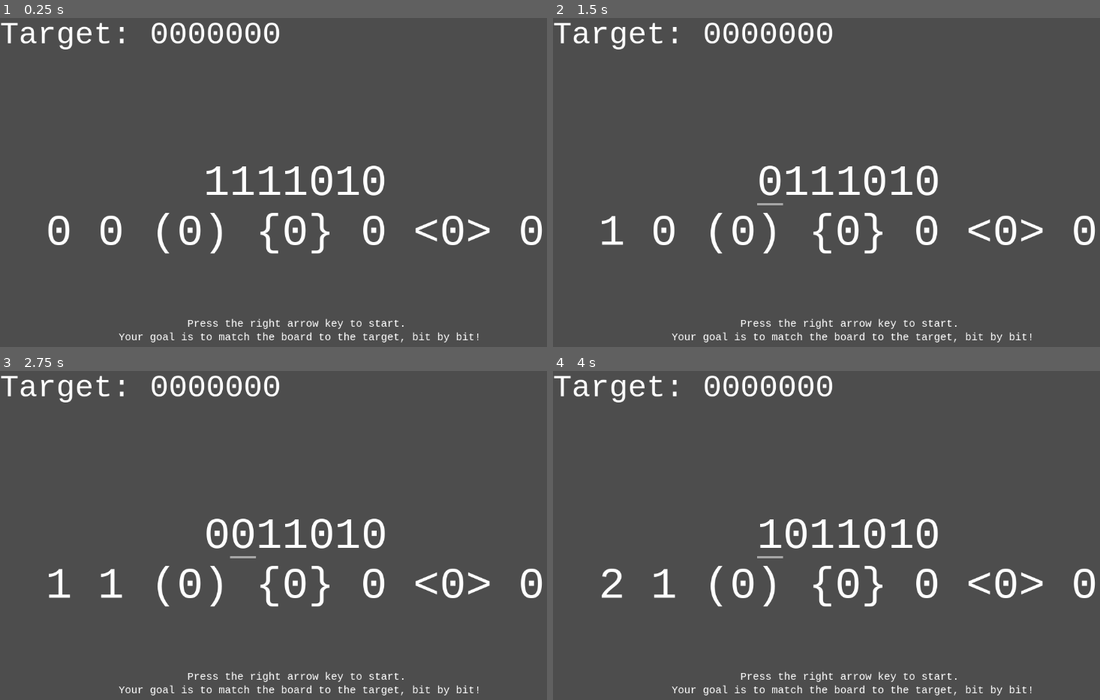
Above: before the commit, frames 1-4 (two rows, left to right).
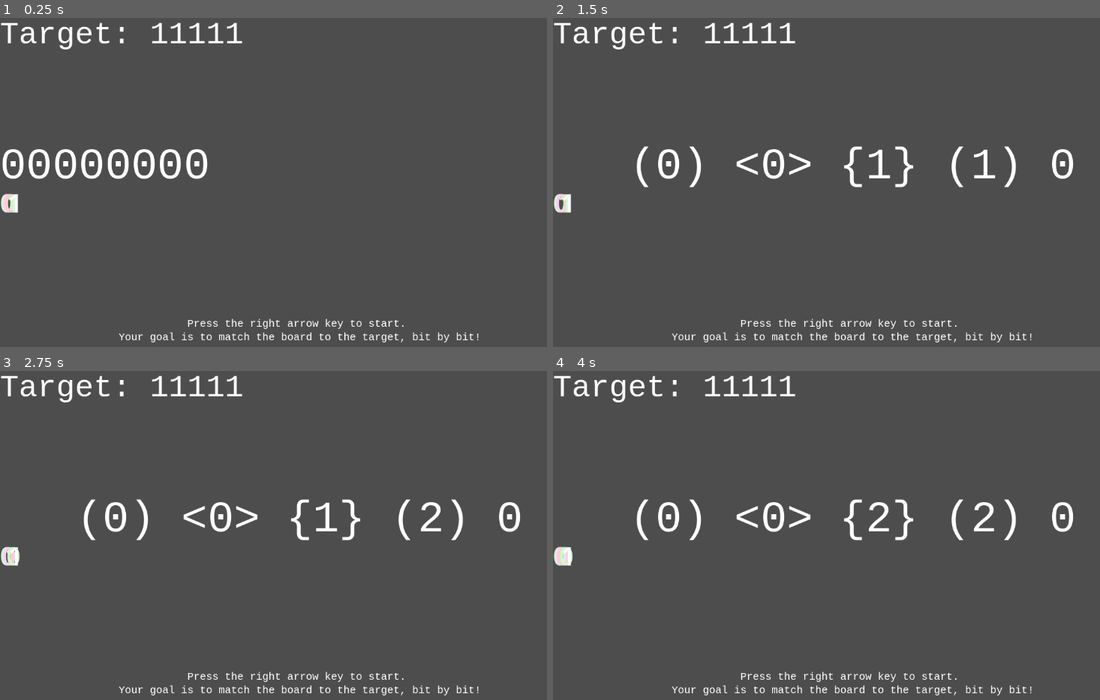
Above: after the commit, the same moments.

Repository: alipiojunior/Binary_Leap
Game: Godot game, scene res://scenes/main.tscn
Two runs of this game, one before a commit and one after it. Both use one fixed random seed, a clock stepped at 60 frames per second and the inputs below.
Inputs:
- Up to frame 1 (0.25 s): no input
- Up to frame 2 (1.5 s): tap Enter at 0.5 s; hold D (move_right) 0.53-1.28 s; tap Space at 1.25 s; hold A (move_left) from 1.28 s (still down)
- Up to frame 3 (2.75 s): tap Enter at 2 s; release A (move_left) at 2.03 s; hold D (move_right) from 2.03 s (still down)
- Up to frame 4 (4 s): tap Space at 2.75 s; tap Enter at 3.5 s; release D (move_right) at 3.53 s; hold A (move_left) from 3.53 s (still down)

The runs differ from the first frame. In frame 1, 5.3% of the frame differs, in the area x 0-100%, y 1-72%; in frame 2, 5.4%; in frame 3, 5.4%; in frame 4, 5.4%.

Commit message:
initial commit

Diff:
--- /dev/null
+++ b/scenes/board/Board.tscn
@@ -0,0 +1,16 @@
+[gd_scene format=3 uid="uid://boxukyuds7mwk"]
+
+[ext_resource type="Script" uid="uid://b1pogk4np0yyt" path="res://scenes/board/board.gd" id="1_6puts"]
+
+[node name="Board" type="HBoxContainer" unique_id=1774037492]
+anchors_preset = 14
+anchor_top = 0.5
+anchor_right = 1.0
+anchor_bottom = 0.5
+grow_horizontal = 2
+grow_vertical = 2
+size_flags_horizontal = 3
+size_flags_vertical = 3
+theme_override_constants/separation = 16
+alignment = 1
+script = ExtResource("1_6puts")
--- /dev/null
+++ b/scenes/board/Cell.tscn
@@ -0,0 +1,24 @@
+[gd_scene format=3 uid="uid://c7yfegrqjlvbf"]
+
+[ext_resource type="Script" uid="uid://dyjh8ijxgma7f" path="res://scenes/board/cell.gd" id="1_qhyba"]
+
+[node name="Cell" type="Control" unique_id=467858054]
+layout_mode = 3
+anchors_preset = 15
+anchor_right = 1.0
+anchor_bottom = 1.0
+grow_horizontal = 2
+grow_vertical = 2
+script = ExtResource("1_qhyba")
+
+[node name="BitLabel" type="RichTextLabel" parent="." unique_id=2040953142]
+clip_contents = false
+layout_mode = 0
+offset_right = 40.0
+offset_bottom = 40.0
+theme_override_font_sizes/normal_font_size = 48
+theme_override_font_sizes/bold_font_size = 48
+theme_override_font_sizes/bold_italics_font_size = 48
+theme_override_font_sizes/italics_font_size = 48
+theme_override_font_sizes/mono_font_size = 48
+fit_content = true
--- a/scenes/board/GameBoard.tscn
+++ b/scenes/board/GameBoard.tscn
@@ -1,6 +1,6 @@
-[gd_scene load_steps=2 format=3 uid="uid://ihr0l22g1v07"]
+[gd_scene format=3 uid="uid://ihr0l22g1v07"]
 
-[ext_resource type="Script" path="res://scenes/board/GameBoard.gd" id="1_dqdyb"]
+[ext_resource type="Script" uid="uid://dylilh6rq281g" path="res://scenes/board/GameBoard.gd" id="1_dqdyb"]
 
-[node name="GameBoard" type="Node"]
+[node name="GameBoard" type="Node" unique_id=272910502]
 script = ExtResource("1_dqdyb")
--- /dev/null
+++ b/scenes/board/board.gd
@@ -0,0 +1,61 @@
+class_name Board
+extends HBoxContainer
+
+var cells: Array[Cell] = []
+var game_board: GameBoard = null
+
+func init_board(p_game_board: GameBoard):
+	game_board = p_game_board
+	_clear_cells()
+
+	# Create a Cell for each position
+	for i in game_board.board_size:
+		var cell_scene = preload("res://scenes/board/Cell.tscn")
+		var cell = cell_scene.instantiate()
+		add_child(cell)
+		cells.append(cell)
+
+		# Set initial data from game_board
+		cell.setup(
+			i,
+			game_board.cell_types[i],
+			game_board.cell_params[i],
+			game_board.current_state[i]
+		)
+		cell.update_counter(game_board.cell_counters[i])
+
+	# Connect to game signals for automatic updates
+	game_board.update_state.connect(_on_state_changed)
+	game_board.update_index.connect(_on_index_changed)
+
+	# Highlight starting cell
+	_set_current_cell(game_board.current_index)
+
+func _clear_cells():
+	for c in cells:
+		c.queue_free()
+	cells.clear()
+
+func _on_state_changed(_old_state, new_state: Array):
+	# Update each cell's visual and counter
+	for i in game_board.board_size:
+		cells[i].update_state(game_board.current_state[i])
+		cells[i].update_counter(game_board.cell_counters[i])
+
+		# Blocked cells: if BLOCKER and counter >= param, mark as blocked visually
+		if game_board.cell_types[i] == GameBoard.CellType.BLOCKER and game_board.cell_counters[i] >= game_board.cell_params[i]:
+			cells[i].set_blocked(true)
+		else:
+			cells[i].set_blocked(false)
+
+func _on_index_changed(old_index: int, new_index: int):
+	# Remove highlight from old cell
+	if old_index >= 0 and old_index < cells.size():
+		cells[old_index].set_current(false)
+	# Highlight new cell
+	_set_current_cell(new_index)
+
+
+func _set_current_cell(index: int):
+	if index >= 0 and index < cells.size():
+		cells[index].set_current(true)
--- /dev/null
+++ b/scenes/board/cell.gd
@@ -0,0 +1,65 @@
+class_name Cell
+extends Control
+
+@export var index: int = -1
+@export var current_state: bool = false
+@export var cell_type: int = 0 # CellType enum
+@export var param: int = 0
+@export var counter: int = 0
+@export var is_current: bool = false
+@export var is_blocked: bool = false
+
+@onready var bit_label = $BitLabel
+
+func setup(p_index: int, p_type: int, p_param: int, initial_state: bool):
+	index = p_index
+	cell_type = p_type
+	param = p_param
+	current_state = initial_state
+	refresh_visual()
+
+func update_state(new_state: bool):
+	current_state = new_state
+	refresh_visual()
+
+func update_counter(new_counter: int):
+	counter = new_counter
+	refresh_visual()
+
+func set_current(active: bool):
+	is_current = active
+	refresh_visual()
+
+func set_blocked(blocked: bool):
+	is_blocked = blocked
+	refresh_visual()
+
+func refresh_visual():
+	# Update the bit text
+	bit_label.text = "1" if current_state else "0"
+
+	# Underline if cursor is here
+	if is_current:
+		bit_label.add_theme_font_override("font", null) # reset
+		bit_label.set("underline", true)
+	else:
+		bit_label.set("underline", false)
+
+	# Strikethrough / gray if blocked
+	if is_blocked:
+		bit_label.modulate = Color.GRAY
+		bit_label.set("strikethrough", true)
+	else:
+		bit_label.modulate = Color.WHITE
+		bit_label.set("strikethrough", false)
+
+	# Optionally change background color based on cell type
+	match cell_type:
+		GameBoard.CellType.FLIP_EVERY_N:
+			modulate = Color(0.8, 1.0, 0.8)   # light green tint
+		GameBoard.CellType.BLOCKER:
+			modulate = Color(1.0, 0.8, 0.8)   # light red tint
+		GameBoard.CellType.EXPLODING:
+			modulate = Color(1.0, 0.8, 1.0)   # light magenta tint
+		_:
+			modulate = Color.WHITE
--- a/scenes/main.gd
+++ b/scenes/main.gd
@@ -1,81 +1,45 @@
 extends Node
 
-@onready var game_board = $GameBoard
+@onready var game_board: GameBoard = $GameBoard
 @onready var target_label = $Target
-@onready var current_label = $Board
+@onready var board = $Board
 @onready var info_label = $Info
 @onready var win_sound = $WinSound
 @onready var move_sound = $MoveSound
 
-var _latest_state_str: String = ""
-var _latest_index: int = -1
-
-
 func _ready():
-	# basic setup
-	current_label.bbcode_enabled = true
 	game_board.reset_board()
-
+	board.init_board(game_board)
 	target_label.text = "Target: " + game_board.target
 
-	# wire signals
+	game_board.solved.connect(_on_board_solved)
 	game_board.update_state.connect(_on_state_updated)
 	game_board.update_index.connect(_on_index_updated)
-	game_board.solved.connect(_on_board_solved)
 
-	# initial values
-	_latest_state_str = game_board.current_display
-	_latest_index = game_board.current_index
-	_update_display()
-
-
-func _on_state_updated(_old_state: Array, new_state: Array) -> void:
-	_latest_state_str = game_board.arr_to_binstr(new_state)
-	_update_display()
+func _on_state_updated(_old_state, new_state: Array):
+	_update_info_label()
 	move_sound.play()
 
+func _on_index_updated(_old_index: int, _new_index: int):
+	_update_info_label()
 
-func _on_index_updated(_old_index: int, new_index: int) -> void:
-	_latest_index = new_index
-	_update_display()
-
-
-func _on_board_solved() -> void:
+func _on_board_solved():
 	if not win_sound.playing:
 		win_sound.play()
 
-
-func _update_display() -> void:
-	# ---- Board display ----
-	var rich_text = ""
-	for i in range(_latest_state_str.length()):
-		var bit_char = _latest_state_str[i]
-		if i == _latest_index:
-			rich_text += "[u]" + bit_char + "[/u]"
-		else:
-			rich_text += bit_char
-	current_label.bbcode_text = "[center]" + rich_text + "[/center]"
-
-	# ---- Info display (visit counters) ----
-	if info_label:
-		var info_parts: Array[String] = []
-		for i in range(game_board.board_size):
-			var counter: int = game_board.cell_counters[i]
-			var cell_type: int = game_board.cell_types[i]
-			var bracket_str: String
-
-			match cell_type:
-				GameBoard.CellType.STANDARD:
-					bracket_str = str(counter)                # no brackets
-				GameBoard.CellType.FLIP_EVERY_N:
-					bracket_str = "(" + str(counter) + ")"    # parentheses
-				GameBoard.CellType.BLOCKER:
-					bracket_str = "{" + str(counter) + "}"    # curly braces
-				GameBoard.CellType.EXPLODING:
-					bracket_str = "<" + str(counter) + ">"    # angle brackets
-				_:
-					bracket_str = "?" + str(counter) + "?"
-
-			info_parts.append(bracket_str)
-
-		info_label.text = "[center]" + " ".join(info_parts) + "[/center]"
+func _update_info_label():
+	if not info_label:
+		return
+	var parts: Array[String] = []
+	for i in game_board.board_size:
+		var c = game_board.cell_counters[i]
+		var t = game_board.cell_types[i]
+		var s: String
+		match t:
+			GameBoard.CellType.STANDARD:       s = str(c)
+			GameBoard.CellType.FLIP_EVERY_N:   s = "(" + str(c) + ")"
+			GameBoard.CellType.BLOCKER:        s = "{" + str(c) + "}"
+			GameBoard.CellType.EXPLODING:      s = "<" + str(c) + ">"
+			_:                                 s = "?" + str(c) + "?"
+		parts.append(s)
+	info_label.text = "[center]" + " ".join(parts) + "[/center]"
--- a/scenes/main.tscn
+++ b/scenes/main.tscn
@@ -5,6 +5,7 @@
 [ext_resource type="SystemFont" uid="uid://ds0soky45743i" path="res://assets/mono.tres" id="3_0ng5p"]
 [ext_resource type="AudioStream" uid="uid://ilpo2iutpbvj" path="res://assets/Confirm.wav" id="3_4yvd3"]
 [ext_resource type="AudioStream" uid="uid://cgosm11popu8p" path="res://assets/Click.wav" id="4_6eix4"]
+[ext_resource type="Script" uid="uid://b1pogk4np0yyt" path="res://scenes/board/board.gd" id="4_tefeu"]
 
 [node name="Main" type="Node" unique_id=212816075]
 script = ExtResource("1_5qytu")
@@ -12,8 +13,9 @@
 
 [node name="GameBoard" type="Node" parent="." unique_id=747904054]
 script = ExtResource("2_tbgi4")
-board_definition = "11(1,2){1,1}0<1,1>0"
-target = "0000000"
+board_definition = "(0,2)<0,2>{0,3}(1,2)1"
+target = "11111"
+starting_index = 2
 metadata/_custom_type_script = "uid://dylilh6rq281g"
 
 [node name="Target" type="RichTextLabel" parent="." unique_id=1582712405]
@@ -24,21 +26,22 @@
 bbcode_enabled = true
 text = "0000000"
 
-[node name="Board" type="RichTextLabel" parent="." unique_id=619643644]
-offset_left = -8.0
-offset_top = 272.0
-offset_right = 1144.0
-offset_bottom = 400.0
-theme_override_fonts/normal_font = ExtResource("3_0ng5p")
-theme_override_font_sizes/normal_font_size = 84
-bbcode_enabled = true
-text = "00000000"
+[node name="Board" type="HBoxContainer" parent="." unique_id=384713983]
+anchors_preset = 14
+anchor_top = 0.5
+anchor_right = 1.0
+anchor_bottom = 0.5
+grow_horizontal = 2
+grow_vertical = 2
+size_flags_horizontal = 6
+size_flags_vertical = 6
+script = ExtResource("4_tefeu")
+metadata/_custom_type_script = "uid://b1pogk4np0yyt"
 
 [node name="Info" type="RichTextLabel" parent="." unique_id=1999927955]
-offset_left = -8.0
-offset_top = 368.0
-offset_right = 1144.0
-offset_bottom = 496.0
+offset_top = 240.0
+offset_right = 1152.0
+offset_bottom = 368.0
 theme_override_fonts/normal_font = ExtResource("3_0ng5p")
 theme_override_font_sizes/normal_font_size = 84
 bbcode_enabled = true
Not shown, added: scenes/board/board.gd.uid
Not shown, added: scenes/board/cell.gd.uid
